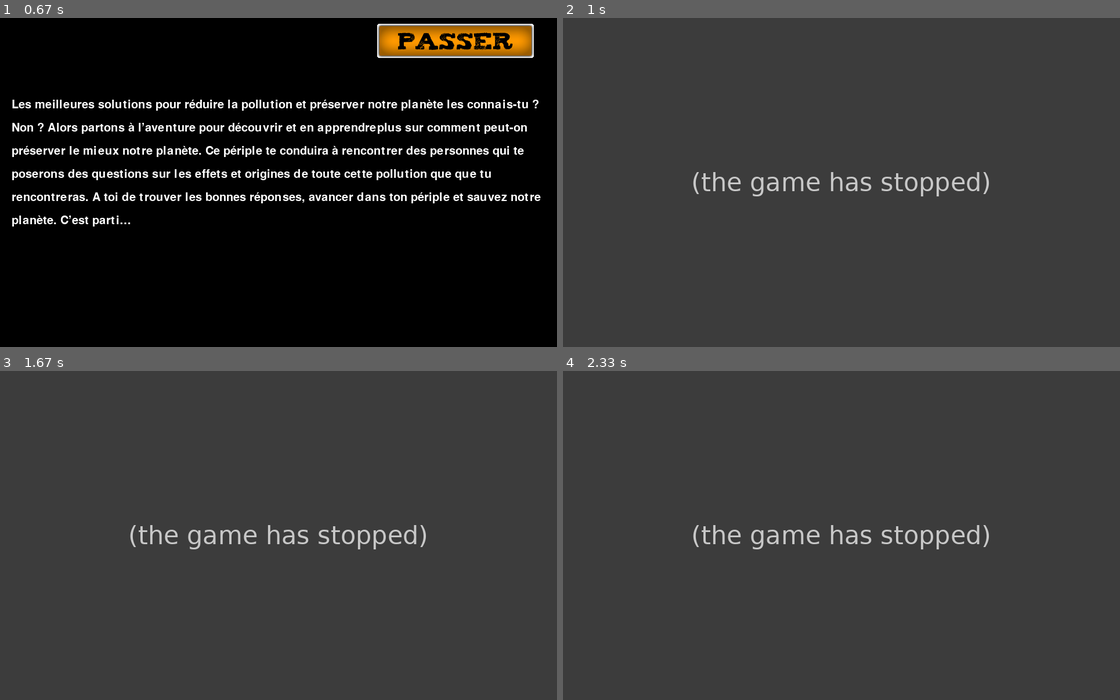
Above: before the commit, frames 1-4 (two rows, left to right).
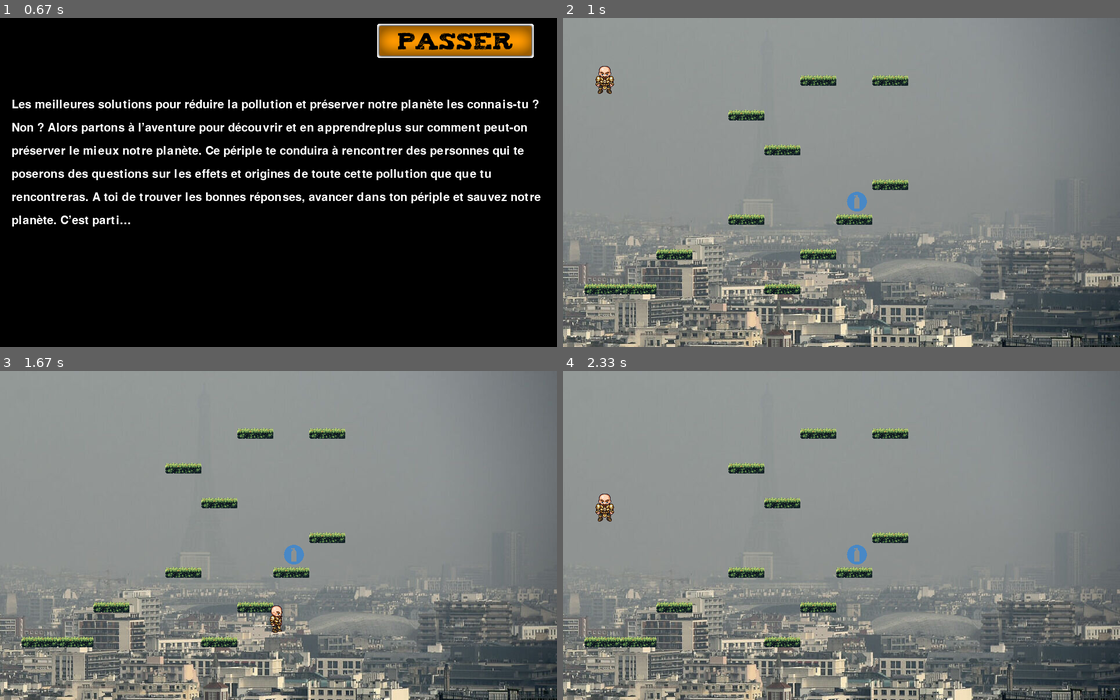
Above: after the commit, the same moments.

Repository: TarJimmy/gameJam
Game: pygame game, started from main.py
Same seed, same stepped clock (60 frames per second), same inputs: the game is played once before the commit and once after it.
Inputs (mouse positions are in pixels of both pictures, inside the frame that each line leads up to):
- Up to frame 1 (0.67 s): click (122, 179) at 0.38 s
- Up to frame 2 (1 s): click (1019, 41) at 0.88 s
- Up to frame 3 (1.67 s): hold Right from 1.33 s (still down)
- Up to frame 4 (2.33 s): release Right at 1.8 s; hold Left 1.83-2.3 s; tap Space at 1.9, 2.2 s

Frame 1 is identical in both runs. In frame 2, 94% of the frame differs, in the area x 0-100%, y 0-100%; in frame 3, 94%; in frame 4, 94%.
Error before the commit: IndexError: list index out of range (class_Game.py line 125); the game stopped at 0.95 s (later frames are placeholders)

Commit message:
sauvegarde

Diff:
--- a/class_Game.py
+++ b/class_Game.py
@@ -4,6 +4,7 @@
 from class_Object import Object
 from class_Npc import Npc
 from class_Histoire import Histoire
+from class_Oxygene import Oxygene
 class Game:
     def __init__(self, pos_initialP, pos_initialN, pos_initialO):
         cheminBackGround = 'images/backgrounds/'
@@ -58,6 +59,7 @@
             pygame.image.load(cheminBackGround + 'bg9.jpg'),
             pygame.image.load(cheminBackGround + 'bg10.jpg')
         ]
+        self.nbBg = len(self.bg)
         #generer notre joueur
         self.player = Player(
             self.pos_initialP[0],
@@ -96,12 +98,11 @@
                  [0, 0, 0, 0, 1, 0, 0, 0, 0, 0, 0, 0, 0, 0, 0, 0],
                  [0, 0, 0, 0, 0, 1, 0, 0, 0, 0, 0, 0, 0, 0, 0, 0],
                  [0, 0, 0, 0, 0, 0, 0, 0, 1, 0, 0, 0, 0, 0, 0, 0],
-                 [0, 0, 0, 0, 1, 0, 0, 1, 0, 0, 0, 0, 0, 0, 0, 0],
+                 [0, 0, 0, 0, 1, 0, 0, 2, 0, 0, 0, 0, 0, 0, 0, 0],
                  [0, 0, 1, 0, 0, 0, 1, 0, 0, 0, 0, 0, 0, 0, 0, 0],
                  [1, 1, 0, 0, 0, 1, 0, 0, 0, 0, 0, 0, 0, 0, 0, 0],
                  [0, 0, 0, 0, 0, 0, 0, 0, 0, 0, 0, 0, 0, 0, 0, 0]]
         self.addFormatMap(map)
-        print(self.formatsMaps)
     #Initialise toutes les maps (en créant les blocs associé)
     def initMap(self):
         self.createFormatMap()
@@ -113,16 +114,20 @@
             for ligne in tab:
                 x = -30
                 y+= 60
-                for solCourant in ligne:
+                for numCourant in ligne:
                     x += 62
-                    if solCourant == 1:
+                    if numCourant == 1:
                         sol = Object(x,y,"images/objects/plateau1.png")
                         tab2.append(sol)
+                    if numCourant == 2:
+                        sol = Object(x,y,"images/objects/plateau1.png")
+                        oxygene = Oxygene(x ,y - 41)
+                        tab2.append(sol)
+                        tab2.append(oxygene)
             self.maps.append(tab2)
-        print(self.maps)
     #Affiche la map séléctionné
     def afficherMap(self, screen):
-        recupMap = self.maps[1]
+        recupMap = self.maps[0]
         for solCourant in recupMap:
             screen.blit(solCourant.image,(solCourant.rect.x,solCourant.rect.y))
 
--- a/class_Oxygene.py
+++ b/class_Oxygene.py
@@ -2,7 +2,7 @@
 from class_Object import Object
 
 class Oxygene(Object):
-    def __init__(self,x,y,cheminImage):
+    def __init__(self,x,y,cheminImage = "images/objects/oxygene.png"):
         super().__init__(x,y,cheminImage)
         bonus = random.randint(10, 30)
-        self.image = pygame.transform.scale(self.image, (30,30))
+        self.redimensionne(80,65)
--- a/class_Player.py
+++ b/class_Player.py
@@ -6,8 +6,7 @@
         super().__init__()
         #Gere la hauteur du saut
         self.hauteurSaut = 10
-        self.oxygeneMax = 100
-        self.oxygene = 100
+        self.oxygene = 50
         self.x = x
         self.y = y
         self.width = width
--- a/main.py
+++ b/main.py
@@ -10,21 +10,22 @@
 pos_initialN = [700, 395, 40, 60]
 pos_initialO = [100, 420]
 #creer l'unique objet jeu, le joueur et le npc font partie du jeu
-game = Game(pos_initialP,pos_initialN,pos_initialO)
-game.initMap()
-#Variable en fonction que ce que l'on doit afficher
-
-#cree l'unique objet parametre
 param = Parametre()
-clock = pygame.time.Clock()
-acceuil = Accueil()
-continu = acceuil.afficher()
-if continu:
+continu = True
+while continu:
+    #creer l'unique objet jeu, le joueur et le npc font partie du jeu
+    game = Game(pos_initialP,pos_initialN,pos_initialO)
+    game.initMap()
+    #cree l'unique objet parametre
+    clock = pygame.time.Clock()
+    acceuil = Accueil()
+    continu = acceuil.afficher()
     running = True
     pygame.display.set_caption("Earth Zero²")
     son= pygame.mixer.Sound("jumping.wav")
     sonfond=pygame.mixer.Sound("fond.wav")
     screen = pygame.display.set_mode((game.width,game.height))
+    #Variable en fonction que ce que l'on doit afficher
     MomentHistoire = True
 
     #boucle tant que cette condition est vrai
@@ -34,6 +35,7 @@
             for event in pygame.event.get():
                 if event.type == pygame.QUIT:
                     running = False
+                    continu = False
                 elif event.type == pygame.MOUSEBUTTONUP: # quand je relache le bouton
                     if event.button == 1: # 1= clique gauche
                         if game.histoire.buttonNext.isClicked(event.pos):
@@ -48,7 +50,7 @@
             for event in pygame.event.get():
                 if event.type == pygame.QUIT:
                     running = False
-
+                    continu = False
             if keys[pygame.K_LEFT]:
                 game.player.move_left()
 
@@ -70,4 +72,6 @@
             if game.np==3 and game.npModif==True or game.np==10:
                 MomentHistoire = True
         pygame.display.flip()
+        if (game.np==game.nbBg ):
+            running=False
 pygame.quit()
Renamed: images/objects/bombonne.png -> images/objects/oxygene.png
